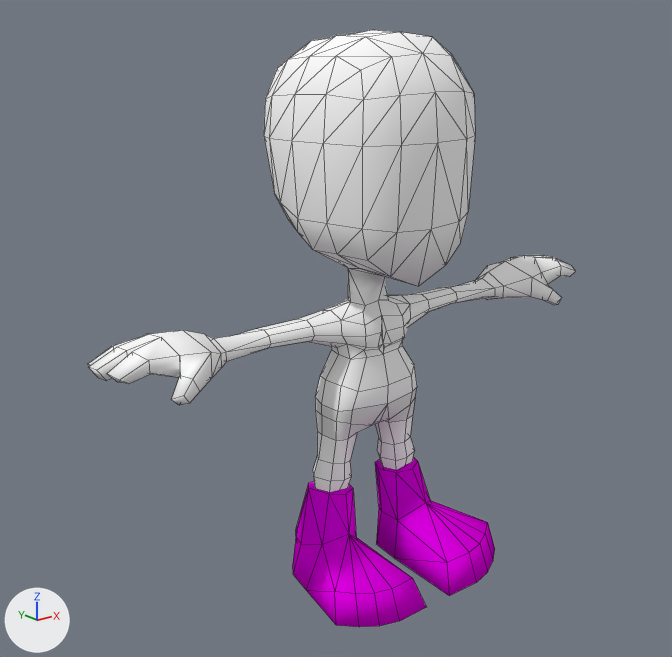
The Blender file Assets/ReferencedData/Client/Meshes-2015/Character/HumanMale.blend as it was, and as the next commit left it.
Before and after are seen from a camera (50 mm lens) standing at (-1.96, -2.28, 1.79) and looking at (-0.1, 0.05, 0.86). The axes (+X, +Y, +Z) are drawn at lower left. The lights are the same throughout. Mesh edges are drawn as thin lines.

In view in the first picture: 'Boots', 'SkinMesh'.
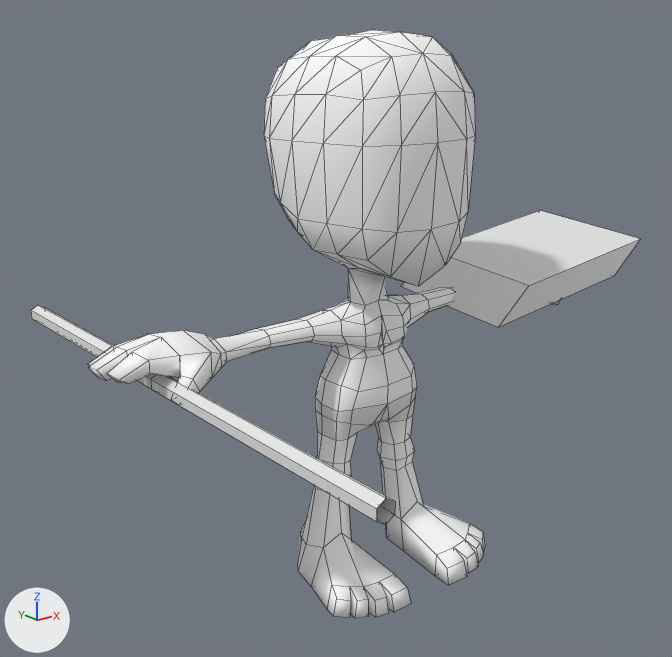
Edits to the bpy script that builds the scene:
```text
Change me_plane:
    used by ob_exampleshield; location = (0.0, 0.0, 0.0)
    remove me_plane.from_pydata(...)  # 13 vertices, 13 faces; spans x 0.239..0.285, y -0.563..0.343, z -0.06..-0.022
    add me_plane.from_pydata(...)  # 8 vertices, 6 faces; spans x -0.338..0.438, y -0.248..0.277, z -0.045..0.201
    me_plane part 1: the whole mesh is rebuilt
Change me_cylinder:
    used by ob_exampleweapon; location = (0.0, 0.0, 0.0)
    remove me_cylinder.from_pydata(...)  # 30 vertices, 25 faces; spans x -0.265..0.026, y -0.691..0.757, z -0.071..-0.005
    add me_cylinder.from_pydata(...)  # 18 vertices, 12 faces; spans x -0.026..0.026, y -0.865..0.991, z -0.069..-0.009
    me_cylinder part 2
    24 vertices are removed from x -0.265..-0.042, y -0.691..0.757, z -0.071..-0.005
    25 faces are deleted
    6 new vertices lie (0.0, -0.887, 0.0) away from vertices in x -0.026..0.026, y 0.022, z -0.069..-0.009
    6 new vertices lie (0.0, 0.969, 0.0) away from vertices in x -0.026..0.026, y 0.022, z -0.069..-0.009
    12 new faces join them
Change ob_exampleshield:
    remove ob_exampleshield.hide_viewport = True
    ob_exampleshield.location: (0.0, 0.0, 0.0) -> (0.8, 0.0, 0.897)
    ob_exampleshield.rotation_euler: (0.0, 0.0, 0.0) -> (0.0, 0.0, -3.142)  # degrees (0, 0, 0) -> degrees (0, 0, -180)
Change ob_exampleweapon:
    remove ob_exampleweapon.hide_viewport = True
    ob_exampleweapon.location: (0.0, 0.0, 0.0) -> (-0.8, 0.0, 0.897)
    ob_exampleweapon.rotation_euler: (0.0, 0.0, 0.0) -> (0.0, 0.0, 3.142)  # degrees (0, 0, 0) -> degrees (0, 0, 180)
Change ob_boots:
    add ob_boots.hide_viewport = True
```

Boxes (x1, y1, x2, y2) around the edits, measured in the pictures (672 x 657 px):
'Boots', hidden (pink): before (293, 457, 495, 627)
'ExampleShield', shown: after (401, 210, 640, 327)
'ExampleWeapon', shown: after (31, 305, 396, 524)
